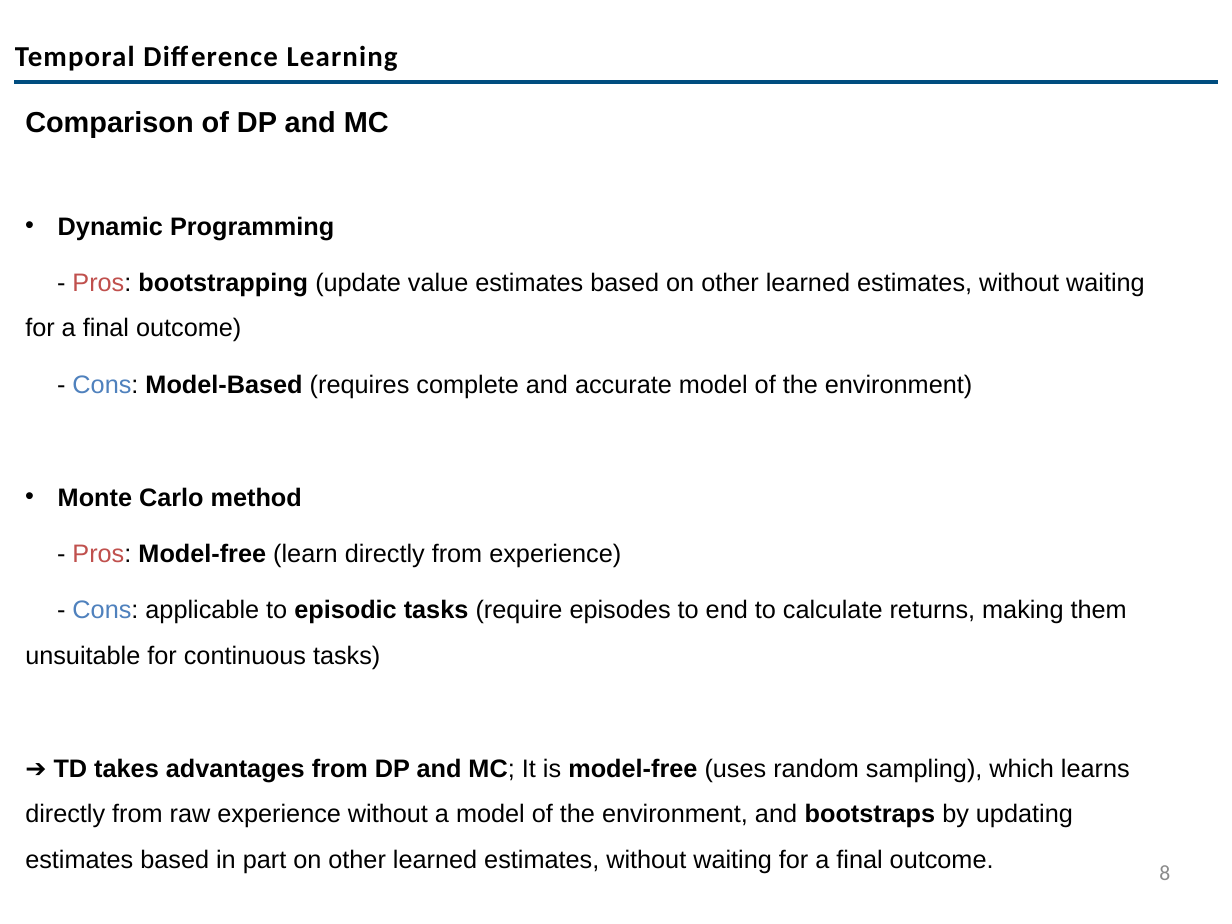
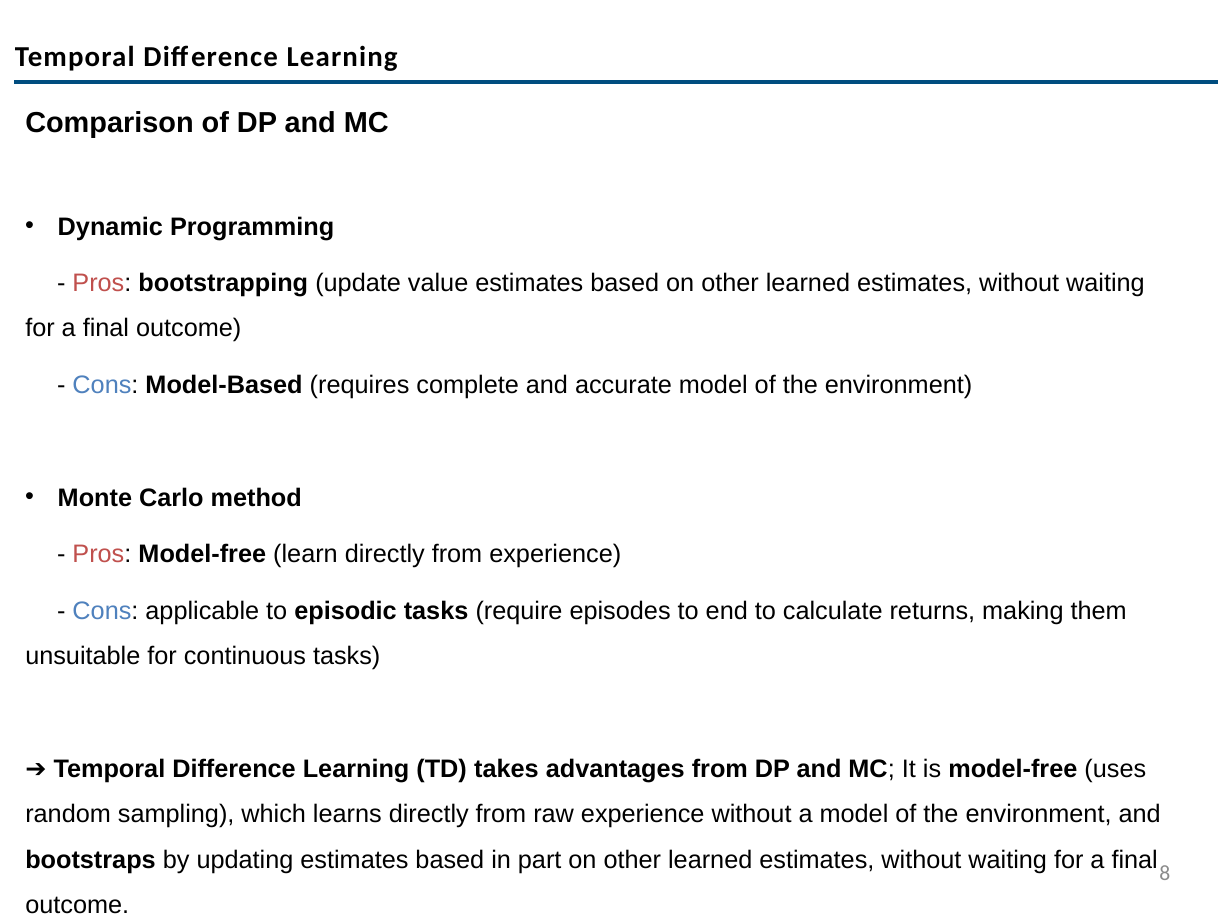
Before and after one commit to codemoo/MLCS-Internship-Program, a slide deck: slide 8 of 004 Reinforcement Learning/Introduction to RL-Part 2.pptx. Drawn at 1232x924 pixels with LibreOffice and Linux fonts; fonts in the diff are those of the drawing; background and template pictures are left out. Boxes give left, top, right and bottom in pixels: in the first picture for what was removed or moved away, otherwise in the second. Text is boxed around its words. In the diff, an @@ line names an element or a change of style, - is before the commit and + after.

```diff
--- a/004 Reinforcement Learning/Introduction to RL-Part 2.pptx
+++ b/004 Reinforcement Learning/Introduction to RL-Part 2.pptx
@@ text at box(25, 758, 1161, 914): text changed @@
-➔ TD takes advantages from DP and MC; It is model-free (uses random sampling), which learns directly from raw experience without a model of the environment, and bootstraps by updating estimates based in part on other learned estimates, without waiting for a final outcome.
+➔ Temporal Difference Learning (TD) takes advantages from DP and MC; It is model-free (uses random sampling), which learns directly from raw experience without a model of the environment, and bootstraps by updating estimates based in part on other learned estimates, without waiting for a final outcome.
```
Also in this commit, not shown: 5 other slides changed, 1 slide added, 2 slides removed, 1 other file.
